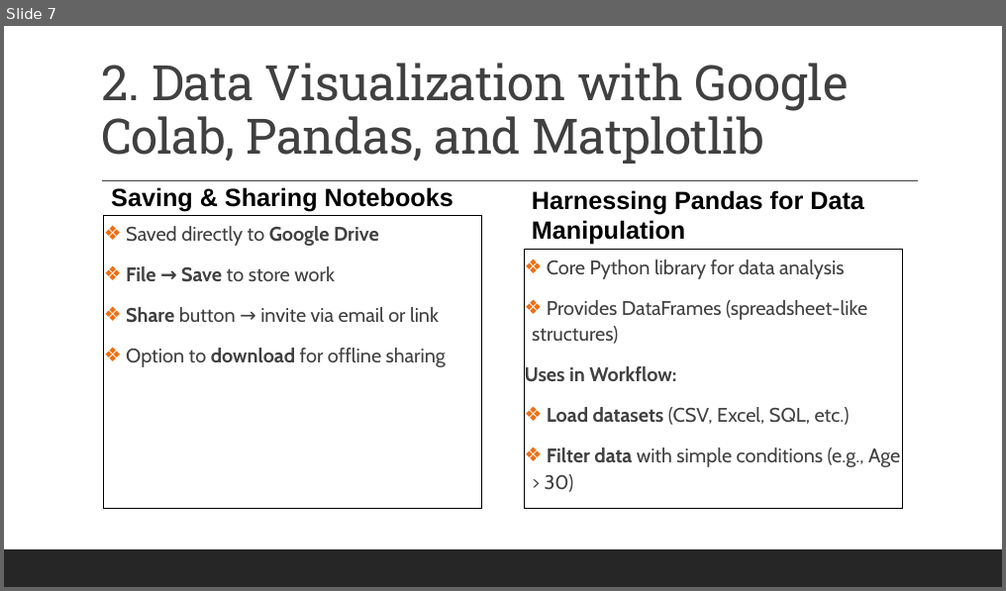
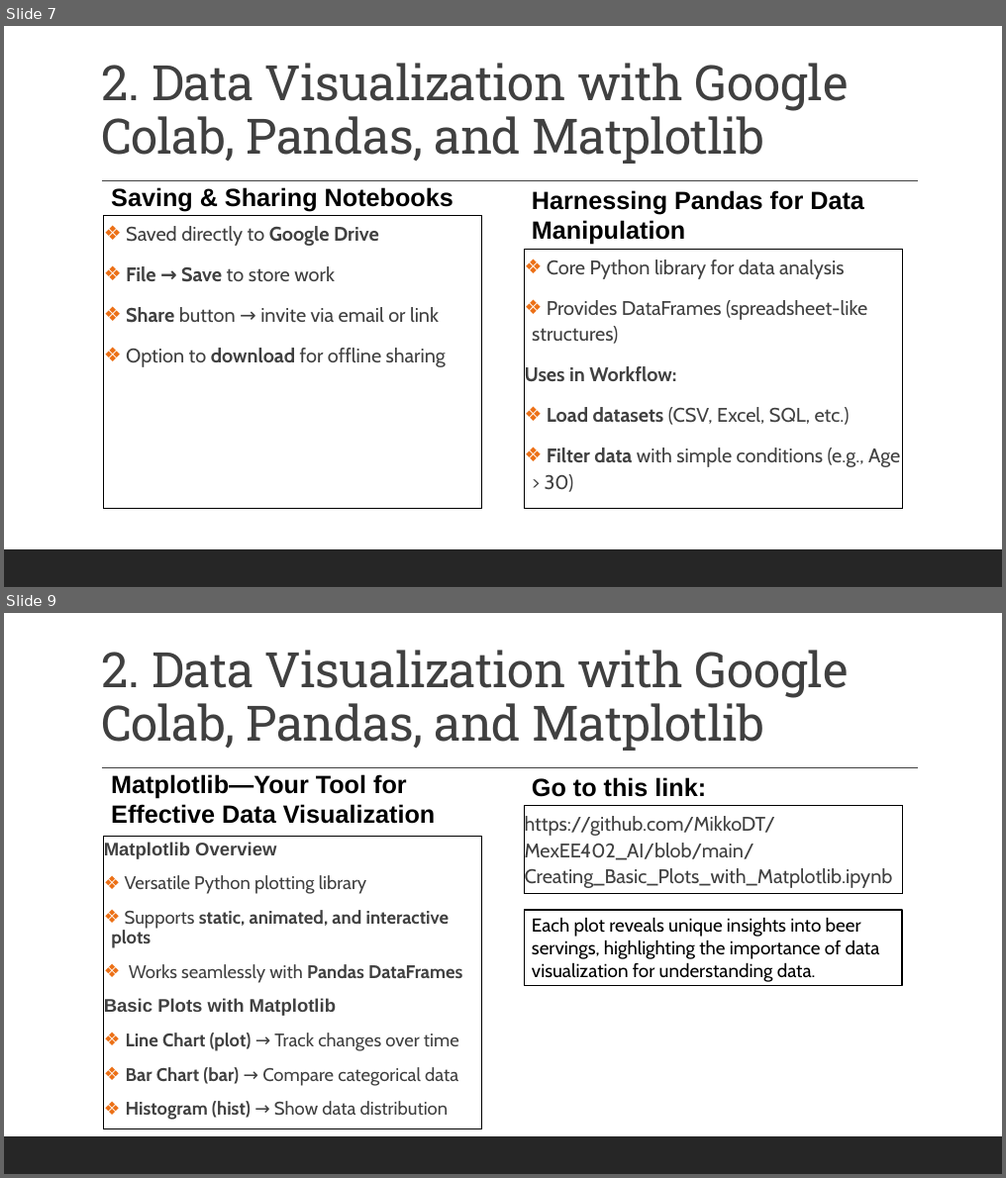
Before and after one commit to MikkoDT/MexEE402_AI, a slide deck: Lectures/II_Data_Visualization_with_Python.pptx. Shown one above the other, each under a label of ours: slide 7 before the commit, slides 7 and 9 after it; the slides between them are not shown. The pictures are 1006x591 and 1006x1178 pixels, drawn with LibreOffice and Linux fonts; fonts in the diff are those of the drawing. Boxes give left, top, right and bottom in pixels: in the first picture for what was removed or moved away, otherwise in the second. Text is boxed around its words. In the diff, an @@ line names an element or a change of style, - is before the commit and + after.

```diff
--- a/Lectures/II_Data_Visualization_with_Python.pptx
+++ b/Lectures/II_Data_Visualization_with_Python.pptx
@@ slide 9 added at <box>4,613,1002,1174</box>, background #FFFFFF; not listed: 2 template elements that a slide beside it also shows @@
@@ title added at <box>101,650,848,751</box>, 47 pt, text #404040 @@
+2. Data Visualization with Google Colab, Pandas, and Matplotlib
@@ text added at <box>111,774,435,824</box>, 24 pt, text #000000, bold @@
+Matplotlib—Your Tool for Effective Data Visualization
@@ text added at <box>532,777,706,797</box>, 24 pt, text #000000, bold @@
+Go to this link:
@@ rectangle added at <box>525,806,902,894</box>, outline #000000 0.75 pt, 19 pt, text #404040 @@
+https://github.com/MikkoDT/MexEE402_AI/blob/main/Creating_Basic_Plots_with_Matplotlib.ipynb
@@ text added at <box>104,836,481,1130</box>, outline #000000 0.75 pt, 17.6 pt, text #404040, bold @@
+Matplotlib Overview
+❖ Versatile Python plotting library
+❖ Supports static, animated, and interactive plots
+❖ Works seamlessly with Pandas DataFrames
+Basic Plots with Matplotlib
+❖ Line Chart (plot) → Track changes over time
+❖ Bar Chart (bar) → Compare categorical data
+❖ Histogram (hist) → Show data distribution
@@ rectangle added at <box>525,910,902,986</box>, fill #FFFFFF, outline #000000 1.25 pt, 18 pt, text #000000 @@
+Each plot reveals unique insights into beer servings, highlighting the importance of data visualization for understanding data.
```
Also in this commit, not shown: 14 other slides added, 3 other files.
